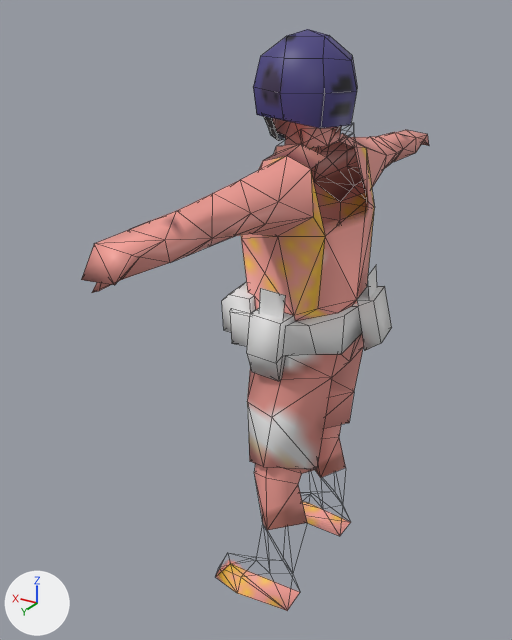
A saved change to the FBX model Assets/Models/Charachters/Surfer.fbx.
Camera for both pictures: a camera (50 mm lens) standing at (-4.89, 10.94, 10.7) and looking at (1.38, 0.49, 5.48). Lighting does not change. The marker at lower left points along +X, +Y and +Z. Mesh edges are drawn as thin lines. Where no turn or scale is listed for an object, it has been applied to the vertices. Vertices at the same position are counted once.

The first picture shows 'SurferModel'.
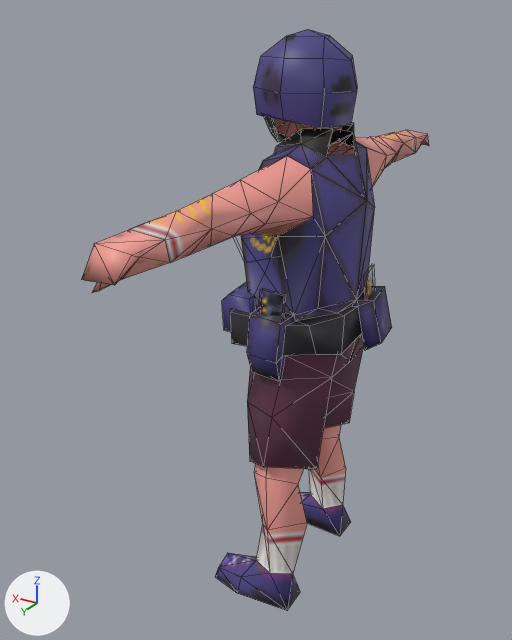
Where the change shows, as pixel boxes [x1, y1, x2, y2] in the pictures (512 x 640 px; the box of a moved part takes in the faces that stretch with it):
part 1 of me_surfermesh_002, moved or reshaped
    before: [368, 265, 377, 299]
    after: [366, 273, 371, 297]
part 2 of me_surfermesh_002, moved or reshaped
    before: [259, 288, 285, 319]
    after: [262, 291, 286, 314]
part 3 of me_surfermesh_002, added
    after: [259, 292, 283, 316]
part 4 of me_surfermesh_002, added
    after: [368, 273, 374, 297]
part 5 of me_surfermesh_002, cut back
    both: [165, 118, 416, 325]
part 6 of me_surfermesh_002, moved or reshaped
    before: [266, 467, 316, 484]
    after: [266, 467, 304, 484]
part 7 of me_surfermesh_002, recoloured
    both: [84, 122, 419, 611]
part 8 of me_surfermesh_002, recoloured
    both: [222, 283, 392, 381]

The change, as a diff of the scene's bpy script:
```diff
--- a/Assets/Models/Charachters/Surfer.fbx.py
+++ b/Assets/Models/Charachters/Surfer.fbx.py
@@ img_surferheaduv2_png @@
+img_surferheaduv2_png = load_image('SurferHeadUV2.png', 'SurferHeadUV2.png', 24, 24, 'sRGB')
@@ img_surferbodyuv_png @@
+img_surferbodyuv_png = load_image('SurferBodyUV.png', 'SurferBodyUV.png', 128, 128, 'sRGB')
@@ mat_face @@
+mat_face = principled_material('Face')
+mat_face.texture = img_surferheaduv2_png  # with its transparency
@@ mat_body @@
+mat_body = principled_material('Body')
+mat_body.texture = img_surferbodyuv_png  # with its transparency
@@ me_surfermesh_002 @@
 # used by ob_surfermodel; location = (0.0, 0.0, 0.0)
 # verts and faces of me_surfermesh_002; kept vertices keep their numbers, new ones are numbered from 401
 # before: 375 (0.05, 1.05, 2.87) at pixel (301, 473)
-me_surfermesh_002.from_pydata(...)  # 401 vertices, 562 faces; spans x -0.92..1.79, y -5.38..5.48, z -0.06..10.5
+me_surfermesh_002.from_pydata(...)  # 414 vertices, 548 faces; spans x -0.92..1.79, y -5.38..5.48, z -0.06..10.5
+# me_surfermesh_002 part 1: the loose piece of 4 vertices spanning x -0.62..-0.45, y -0.71..-0.05, z 6.04..6.54 is moved by (0.08, 0.0, 0.0), in mat_helmetuv_002 (picture img_helmetuv_png)
+# me_surfermesh_002 part 2: the loose piece of 4 vertices spanning x 0.34..0.85, y 1.29, z 5.97..6.48 is moved by (0.0, -0.04, 0.0), in mat_helmetuv_002 (picture img_helmetuv_png)
+# me_surfermesh_002 part 3: the loose piece of 4 vertices spanning x 0.34..0.85, y 1.29, z 5.97..6.48 is copied, and the copy is moved by (0.0, 0.04, 0.0), in mat_helmetuv_002 (picture img_helmetuv_png); it spans x 0.35..0.84, y 1.33, z 5.97..6.48
+# me_surfermesh_002 part 4: the loose piece of 4 vertices spanning x -0.62..-0.45, y -0.71..-0.05, z 6.04..6.54 is copied, and the copy is moved by (0.04, 0.0, 0.0), in mat_helmetuv_002 (picture img_helmetuv_png); it spans x -0.59..-0.41, y -0.71..-0.05, z 6.04..6.54
+# me_surfermesh_002 part 5
+# 15 vertices are removed from x -0.01..1.33, y -0.71..0.73, z 8.84..10.28
+# 36 faces are deleted
+# 10 vertices move from x 0.18..1.29, y -3.56..3.6, z 8.04..8.82 to x 0.18..1.28, y -3.56..3.6, z 8.17..8.84
+# 20 vertices are added at x 0.5..1.33, y -2.5..2.59, z 7.04..8.97
+# 3 new faces join them, mat_body (picture img_surferbodyuv_png)
+# 5 new faces join them, mat_face (picture img_surferheaduv2_png)
+# 12 new faces join them, mat_helmetuv_002 (picture img_helmetuv_png)
+# me_surfermesh_002 part 6
+verts[375] = (0.08, 0.88, 2.91)  # moved
+# me_surfermesh_002 part 7: 401 faces spanning x -0.48..1.74, y -5.38..5.48, z -0.06..9.22 switch from mat_bodyuv_002 (picture img_surferheaduv_png) to mat_body (picture img_surferbodyuv_png)
+# me_surfermesh_002 part 8: 53 faces spanning x -0.92..1.79, y -1.3..1.47, z 4.47..6.52 switch from mat_assesorysuv_002 (white #e7e7e7) to mat_helmetuv_002 (picture img_helmetuv_png)
+me_surfermesh_002.materials.append(mat_face)  # picture img_surferheaduv2_png
```
